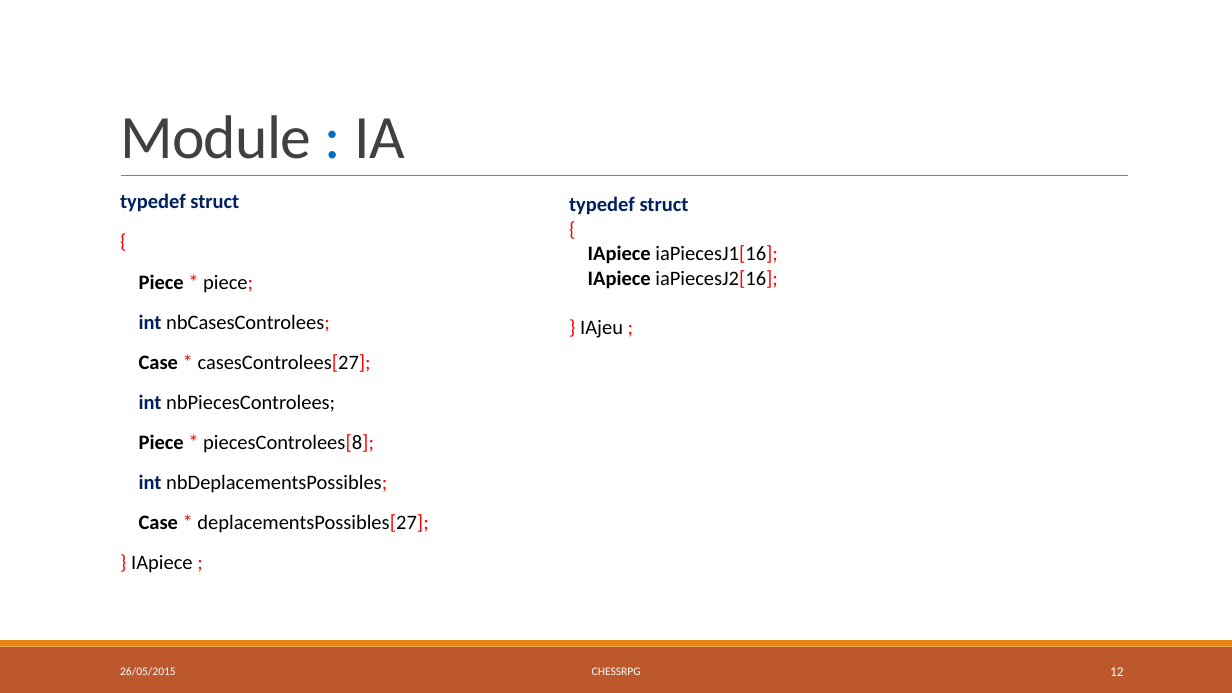
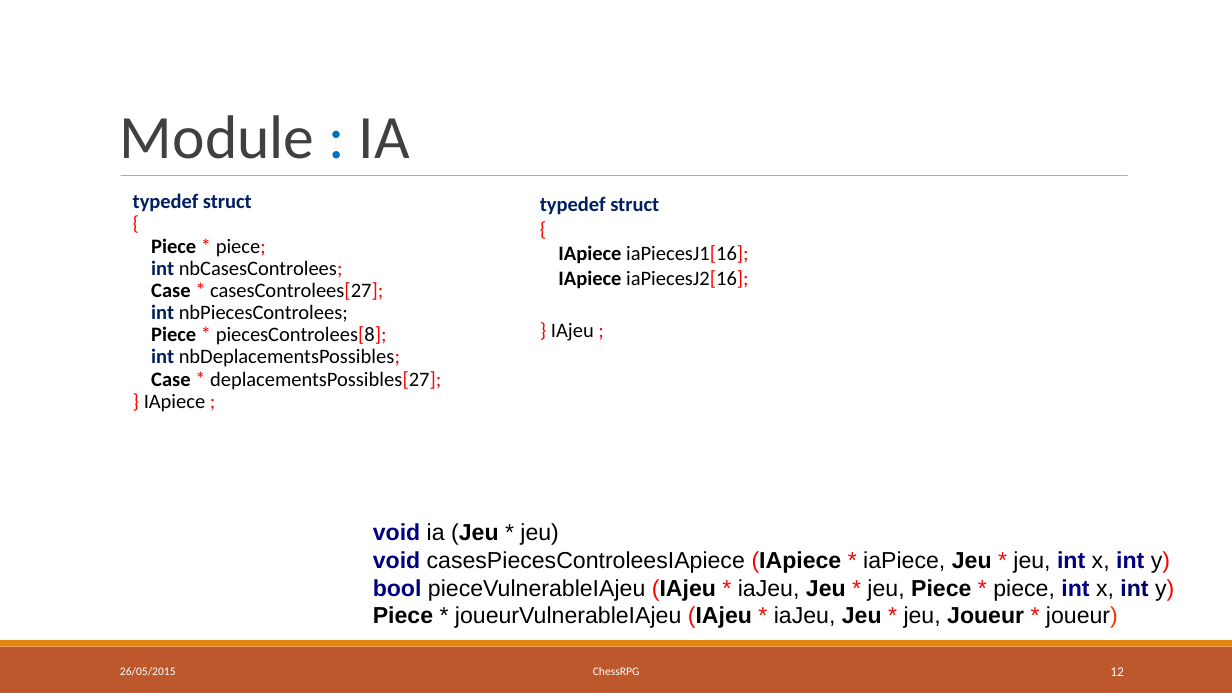
Before and after one commit to chessRPG/master, a slide deck: slide 12 of ChessRPG-présentation.pptx. Drawn at 1232x693 pixels with LibreOffice and Linux fonts; fonts in the diff are those of the drawing. Boxes give left, top, right and bottom in pixels: in the first picture for what was removed or moved away, otherwise in the second. Text is boxed around its words. In the diff, an @@ line names an element or a change of style, - is before the commit and + after.

Commit message:
presentation

```diff
--- a/ChessRPG-présentation.pptx
+++ b/ChessRPG-présentation.pptx
@@ text "Module : IA" at (120, 115, 410, 159): letter spacing -0.5 to 0 pt; line spacing 0.85 to 1 @@
@@ line (121, 176) - (1128, 176): stroke #808080 0.5 pt to #808080 0.51 pt @@
@@ text at (133, 193, 266, 412): indent changed; less space between paragraphs @@
@@ text "typedef struct": place and size @@
-text "typedef struct" at (569, 196, 778, 338)
+text "typedef struct" at (540, 196, 749, 341)
@@ text at (151, 260, 441, 390): text changed @@
-  int nbCasesControlees;
-  Case * casesControlees[27];
-  int nbPiecesControlees;
-  Piece * piecesControlees[8];
-  int nbDeplacementsPossibles;
-  Case * deplacementsPossibles[27];
+  int nbCasesControlees;
+  Case * casesControlees[27];
+  int nbPiecesControlees;
+  Piece * piecesControlees[8];
+  int nbDeplacementsPossibles;
+  Case * deplacementsPossibles[27];
@@ text added at (373, 523, 1174, 628), 18 pt, text #000000 @@
+void ia (Jeu * jeu)
+void casesPiecesControleesIApiece (IApiece * iaPiece, Jeu * jeu, int x, int y)
+bool pieceVulnerableIAjeu (IAjeu * iaJeu, Jeu * jeu, Piece * piece, int x, int y)
+Piece * joueurVulnerableIAjeu (IAjeu * iaJeu, Jeu * jeu, Joueur * joueur)
@@ text at (593, 667, 640, 675): text changed @@
-CHESSRPG
+ChessRPG
```
Also in this commit, not shown: 14 other slides changed, 2 other files.
